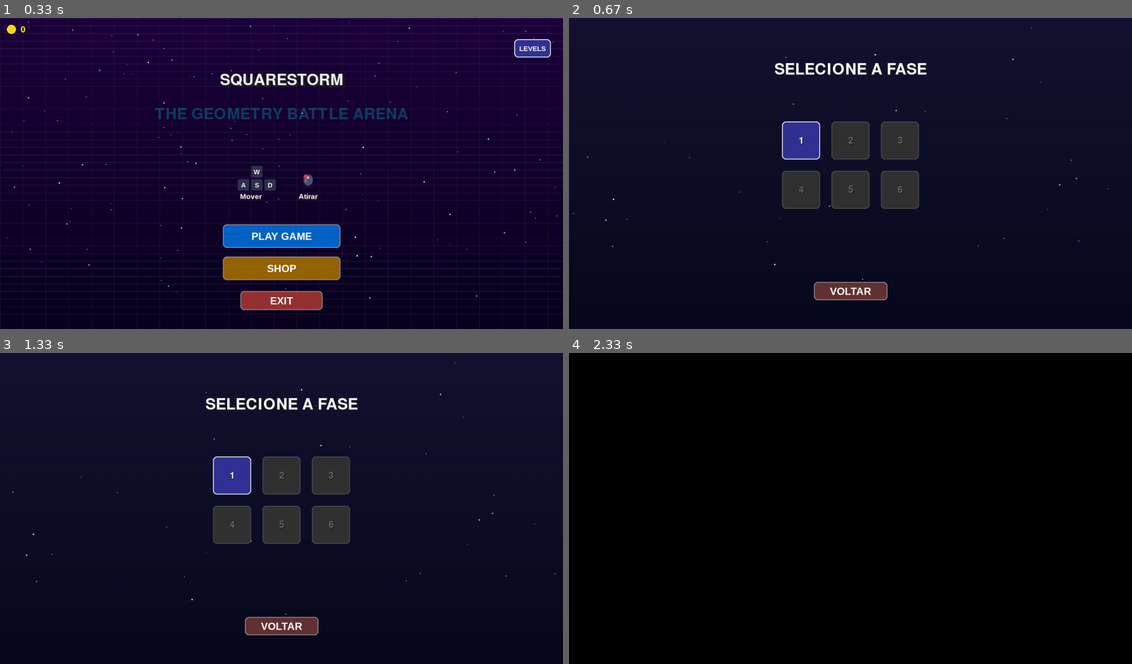
Above: before the commit, frames 1-4 (two rows, left to right).
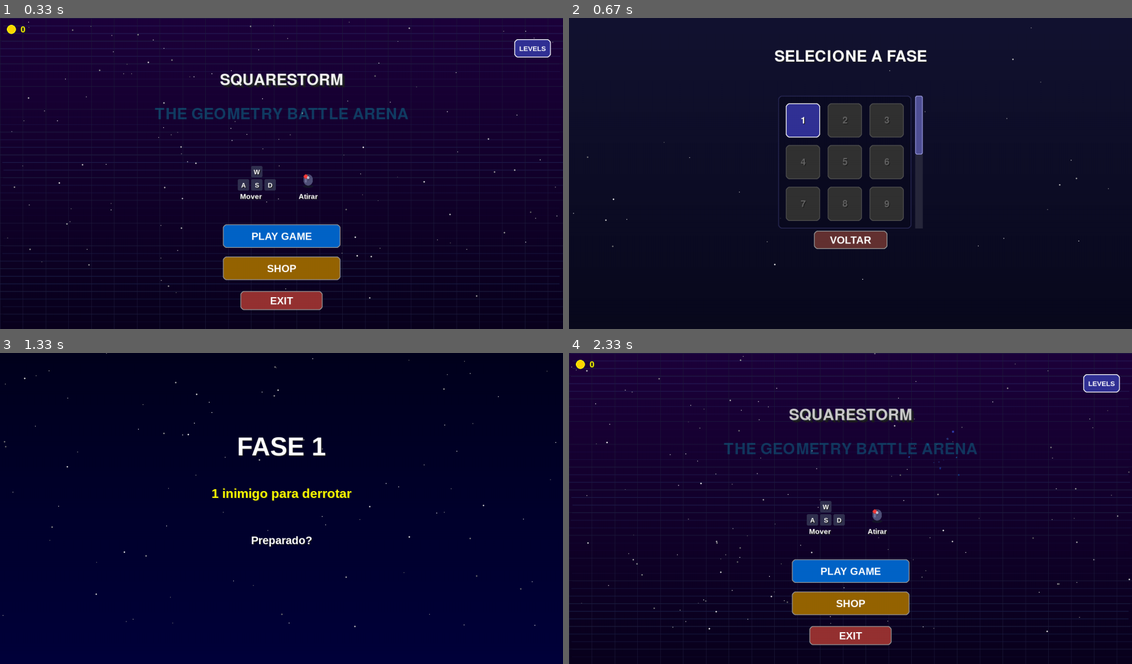
Above: after the commit, the same moments.

Repository: JoaoPedroMarimon/Pygame_SquareStorm
Game: pygame game, started from main.py
Same seed, same stepped clock (60 frames per second), same inputs: the game is played once before the commit and once after it.
Inputs (mouse positions are in pixels of both pictures, inside the frame that each line leads up to):
- Up to frame 1 (0.33 s): no input
- Up to frame 2 (0.67 s): click "LEVELS" at 0.38 s
- Up to frame 3 (1.33 s): press the mouse at (281, 573) at 0.7 s; move the mouse to (180, 536) at 0.8 s; release the mouse at (78, 499) at 0.93 s; tap Enter at 1 s
- Up to frame 4 (2.33 s): tap Enter at 1.33 s; tap Esc at 1.67 s; press the mouse at (850, 561) at 2.03 s; move the mouse to (923, 552) at 2.13 s; release the mouse at (1002, 542) at 2.27 s

Frame 1 is identical in both runs. In frame 2, 8.5% of the frame differs, in the area x 36-64%, y 10-91%; in frame 3, 17%; in frame 4, 100%, in the area x 0-100%, y 0-100%.

Commit message:
level screen update

Diff:
--- a/src/ui/selecao_fase.py
+++ b/src/ui/selecao_fase.py
@@ -4,10 +4,103 @@
 from ..utils.visual import criar_botao, desenhar_texto, criar_estrelas, desenhar_estrelas
 from ..utils.progress import ProgressManager
 import random
+import math
+
+class ScrollBar:
+    """Classe para criar e gerenciar uma barra de rolagem."""
+
+    def __init__(self, x, y, width, height, content_height, viewport_height):
+        """
+        Inicializa a barra de rolagem.
+
+        Args:
+            x, y: Posição do canto superior esquerdo da área da scrollbar
+            width, height: Dimensões da área da scrollbar
+            content_height: Altura total do conteúdo a ser rolado
+            viewport_height: Altura visível da área de visualização
+        """
+        self.x = x
+        self.y = y
+        self.width = width
+        self.height = height
+        self.content_height = content_height
+        self.viewport_height = viewport_height
+
+        # Calcular altura da alça da scrollbar
+        self.handle_ratio = min(1.0, viewport_height / content_height)
+        self.handle_height = max(30, int(height * self.handle_ratio))
+
+        # Posição de rolagem (0.0 a 1.0)
+        self.scroll_pos = 0.0
+        self.is_dragging = False
+        self.hover = False
+
+    def update(self, mouse_pos, mouse_pressed, mouse_wheel=0):
+        """
+        Atualiza o estado da scrollbar com base nas interações do mouse.
+
+        Args:
+            mouse_pos: Posição atual do mouse (x, y)
+            mouse_pressed: Se o botão esquerdo do mouse está pressionado
+            mouse_wheel: Valor da rolagem do mouse (positivo = para cima, negativo = para baixo)
+
+        Returns:
+            int: Deslocamento atual do conteúdo em pixels
+        """
+        # Verificar se o mouse está sobre a scrollbar
+        self.hover = self.x <= mouse_pos[0] <= self.x + self.width and self.y <= mouse_pos[1] <= self.y + self.height
+
+        # Calcular posição atual da alça
+        handle_y = self.y + (self.height - self.handle_height) * self.scroll_pos
+
+        # Verificar clique na alça para iniciar arrasto
+        handle_hover = self.x <= mouse_pos[0] <= self.x + self.width and handle_y <= mouse_pos[1] <= handle_y + self.handle_height
+
+        # Iniciar arrasto
+        if handle_hover and mouse_pressed and not self.is_dragging:
+            self.is_dragging = True
+            self.drag_offset = mouse_pos[1] - handle_y
+
+        # Terminar arrasto
+        if not mouse_pressed:
+            self.is_dragging = False
+
+        # Atualizar posição durante arrasto
+        if self.is_dragging:
+            new_handle_y = mouse_pos[1] - self.drag_offset
+            self.scroll_pos = max(0.0, min(1.0, (new_handle_y - self.y) / (self.height - self.handle_height)))
+
+        # Processar rolagem do mouse
+        if self.hover and mouse_wheel != 0:
+            # Inverter direção: rolar para cima (-1) move o conteúdo para baixo
+            scroll_amount = 0.08 * -mouse_wheel  # 8% de movimento por clique da roda
+            self.scroll_pos = max(0.0, min(1.0, self.scroll_pos + scroll_amount))
+
+        # Calcular o deslocamento em pixels para o conteúdo
+        max_scroll = max(0, self.content_height - self.viewport_height)
+        return int(max_scroll * self.scroll_pos)
+
+    def draw(self, screen):
+        """
+        Desenha a scrollbar na tela.
+
+        Args:
+            screen: Superfície onde desenhar a scrollbar
+        """
+        # Desenhar fundo da scrollbar
+        pygame.draw.rect(screen, (40, 40, 60), (self.x, self.y, self.width, self.height))
+
+        # Calcular posição da alça
+        handle_y = self.y + (self.height - self.handle_height) * self.scroll_pos
+
+        # Desenhar a alça
+        cor_alca = (100, 100, 180) if self.hover else (80, 80, 150)
+        pygame.draw.rect(screen, cor_alca, (self.x, handle_y, self.width, self.handle_height), 0, 5)
+        pygame.draw.rect(screen, (150, 150, 220), (self.x, handle_y, self.width, self.handle_height), 2, 5)
 
 def tela_selecao_fase(tela, relogio, gradiente_selecao, fonte_titulo, fonte_normal):
     """
-    Exibe a tela de seleção de fases.
+    Exibe a tela de seleção de fases com scrollbar para comportar mais níveis.
 
     Returns:
         Número da fase selecionada ou None se cancelar
@@ -16,20 +109,50 @@
     progress_manager = ProgressManager()
     fase_maxima = progress_manager.obter_fase_maxima()
 
+    # Número total de fases que queremos exibir
+    total_fases = 20  # Aumentado para testar rolagem
+
     # Criar efeitos visuais
     estrelas = criar_estrelas(50)
 
-    # Posições dos botões de fases
+    # Posições dos botões de fases - definir primeiro para calcular dimensões
     cols = 3
-    rows = 2
-    tamanho_botao = 100
-    espacamento = 30
-    inicio_x = LARGURA // 2 - (cols * (tamanho_botao + espacamento) - espacamento) // 2
-    inicio_y = ALTURA // 3
+    rows = math.ceil(total_fases / cols)
+    tamanho_botao = 90
+    espacamento = 20
+
+    # Calcular largura ideal para a área de botões
+    largura_conteudo = cols * tamanho_botao + (cols + 1) * espacamento
+
+    # Definir área de botões de fases - tamanho fixo e posição para garantir que caiba na tela
+    area_botoes_x = (LARGURA - largura_conteudo - 30) // 2  # Centralizar, considerando espaço para scrollbar
+    area_botoes_y = ALTURA // 4  # Posicionar mais acima (1/4 da altura)
+    area_botoes_largura = largura_conteudo
+    area_botoes_altura = 350  # Altura fixa menor para garantir que o botão voltar seja visível
+
+    # Altura total do conteúdo (todos os botões organizados em grade)
+    content_height = rows * (tamanho_botao + espacamento) + espacamento
+
+    # Criar scrollbar se o conteúdo for maior que a área visível
+    scrollbar = None
+    if content_height > area_botoes_altura:
+        scrollbar = ScrollBar(
+            area_botoes_x + area_botoes_largura + 10,  # Posição X (adjacente à área de botões)
+            area_botoes_y,  # Posição Y
+            20,            # Largura
+            area_botoes_altura,  # Altura
+            content_height,  # Altura total do conteúdo
+            area_botoes_altura   # Altura visível
+        )
+
+    # Variáveis para controle da rolagem
+    scroll_offset = 0
+    mouse_wheel = 0  # Direção da rolagem do mouse neste frame
 
     # Loop principal
     while True:
         clique_ocorreu = False
+        mouse_wheel = 0  # Resetar a rolagem do mouse
 
         for evento in pygame.event.get():
             if evento.type == pygame.QUIT:
@@ -38,8 +161,34 @@
             if evento.type == pygame.KEYDOWN:
                 if evento.key == pygame.K_ESCAPE:
                     return None
-            if evento.type == pygame.MOUSEBUTTONDOWN and evento.button == 1:
-                clique_ocorreu = True
+            if evento.type == pygame.MOUSEBUTTONDOWN:
+                if evento.button == 1:  # Botão esquerdo
+                    clique_ocorreu = True
+                elif evento.button == 4:  # Roda para cima
+                    mouse_wheel = 1
+                elif evento.button == 5:  # Roda para baixo
+                    mouse_wheel = -1
+            # Capturar eventos de rolagem do mouse também nos sistemas macOS
+            if evento.type == pygame.MOUSEWHEEL:
+                mouse_wheel = evento.y
+
+            # Verificar se o mouse está sobre a área da grade para rolagem
+            mouse_pos = pygame.mouse.get_pos()
+            mouse_na_grade = (area_botoes_x <= mouse_pos[0] <= area_botoes_x + area_botoes_largura and
+                             area_botoes_y <= mouse_pos[1] <= area_botoes_y + area_botoes_altura)
+
+            # Permitir rolagem mesmo quando o mouse não está diretamente sobre a scrollbar
+            if mouse_na_grade and mouse_wheel != 0 and scrollbar:
+                scroll_amount = 0.08 * -mouse_wheel  # 8% de movimento por clique da roda
+                scrollbar.scroll_pos = max(0.0, min(1.0, scrollbar.scroll_pos + scroll_amount))
+
+        # Obter posição do mouse e estado dos botões
+        mouse_pos = pygame.mouse.get_pos()
+        mouse_pressed = pygame.mouse.get_pressed()[0]  # Botão esquerdo
+
+        # Atualizar scrollbar se existir
+        if scrollbar:
+            scroll_offset = scrollbar.update(mouse_pos, mouse_pressed, mouse_wheel)
 
         # Atualizar estrelas
         for estrela in estrelas:
@@ -55,19 +204,40 @@
         desenhar_estrelas(tela, estrelas)
 
         # Título
-        desenhar_texto(tela, "SELECIONE A FASE", 60, BRANCO, LARGURA // 2, ALTURA // 6, fonte_titulo)
-
-        # Desenhar botões de fases
-        mouse_pos = pygame.mouse.get_pos()
-
-        for fase in range(1, 7):
+        desenhar_texto(tela, "SELECIONE A FASE", 60, BRANCO, LARGURA // 2, ALTURA // 8, fonte_titulo)
+
+        # Criar uma superfície para recortar apenas a área visível dos botões (para scrolling)
+        botoes_surf = pygame.Surface((area_botoes_largura, area_botoes_altura), pygame.SRCALPHA)
+        botoes_surf.fill((0, 0, 0, 0))  # Transparente
+
+        # Desenhar retângulo de fundo para a área de botões
+        pygame.draw.rect(botoes_surf, (10, 10, 30, 150), (0, 0, area_botoes_largura, area_botoes_altura), 0, 10)
+        pygame.draw.rect(botoes_surf, (50, 50, 100, 200), (0, 0, area_botoes_largura, area_botoes_altura), 2, 10)
+
+        # Desenhar retângulo de clipagem para conter os botões dentro da área
+        cliprect = pygame.Rect(0, 0, area_botoes_largura, area_botoes_altura)
+        botoes_surf.set_clip(cliprect)
+
+        # Desenhar botões de fases na superfície de botões
+        fase_selecionada = None
+
+        for fase in range(1, total_fases + 1):
+            # Calcular posição na grade
+            col = (fase - 1) % cols
             row = (fase - 1) // cols
-            col = (fase - 1) % cols
-            x = inicio_x + col * (tamanho_botao + espacamento)
-            y = inicio_y + row * (tamanho_botao + espacamento)
+
+            # Calcular posição X e Y (com deslocamento vertical pela rolagem)
+            posicao_real_y = row * (tamanho_botao + espacamento) + espacamento - scroll_offset
+
+            # Se o botão está fora da área visível, não desenhar
+            if posicao_real_y + tamanho_botao < 0 or posicao_real_y > area_botoes_altura:
+                continue
+
+            x = espacamento + col * (tamanho_botao + espacamento)
+            y = posicao_real_y
 
             # Verificar se a fase está desbloqueada
-            desbloqueada = progress_manager.pode_jogar_fase(fase)
+            desbloqueada = fase <= fase_maxima
 
             # Criar retângulo do botão
             rect = pygame.Rect(x, y, tamanho_botao, tamanho_botao)
@@ -82,25 +252,41 @@
                 cor_hover = (50, 50, 50)
                 cor_texto = (100, 100, 100)
 
-            # Verificar hover
-            hover = rect.collidepoint(mouse_pos) and desbloqueada
+            # Verificar hover (considerando a posição real na tela)
+            hover = (
+                area_botoes_x + x <= mouse_pos[0] <= area_botoes_x + x + tamanho_botao and
+                area_botoes_y + y <= mouse_pos[1] <= area_botoes_y + y + tamanho_botao and
+                desbloqueada
+            )
 
             # Desenhar botão
-            pygame.draw.rect(tela, cor_hover if hover else cor_normal, rect, 0, 10)
-            pygame.draw.rect(tela, BRANCO if desbloqueada else (80, 80, 80), rect, 2, 10)
+            pygame.draw.rect(botoes_surf, cor_hover if hover else cor_normal, rect, 0, 10)
+            pygame.draw.rect(botoes_surf, BRANCO if desbloqueada else (80, 80, 80), rect, 2, 10)
 
             # Texto do botão
-            desenhar_texto(tela, str(fase), 36, cor_texto, x + tamanho_botao // 2, y + tamanho_botao // 2, fonte_normal)
+            desenhar_texto(botoes_surf, str(fase), 36, cor_texto, x + tamanho_botao // 2, y + tamanho_botao // 2, fonte_normal)
 
             # Verificar clique
             if clique_ocorreu and hover and desbloqueada:
-                return fase
-
-        # Botão de voltar
+                fase_selecionada = fase
+
+        # Resetar clipping
+        botoes_surf.set_clip(None)
+
+        # Aplicar a superfície de botões à tela
+        tela.blit(botoes_surf, (area_botoes_x, area_botoes_y))
+
+        # Desenhar scrollbar se existir
+        if scrollbar:
+            # Ajustar posição X para ficar ao lado da área de botões
+            scrollbar.x = area_botoes_x + area_botoes_largura + 10
+            scrollbar.draw(tela)
+
+        # Botão de voltar (posicionado abaixo da área de botões com espaço adequado)
         largura_voltar = 200
         altura_voltar = 50
         x_voltar = LARGURA // 2
-        y_voltar = ALTURA - 100
+        y_voltar = area_botoes_y + area_botoes_altura + 30  # 30px abaixo da grade
 
         rect_voltar = pygame.Rect(x_voltar - largura_voltar // 2, y_voltar - altura_voltar // 2,
                                   largura_voltar, altura_voltar)
@@ -111,5 +297,9 @@
         if clique_ocorreu and rect_voltar.collidepoint(mouse_pos):
             return None
 
+        # Se uma fase foi selecionada, retornar seu número
+        if fase_selecionada is not None:
+            return fase_selecionada
+
         pygame.display.flip()
         relogio.tick(FPS)
